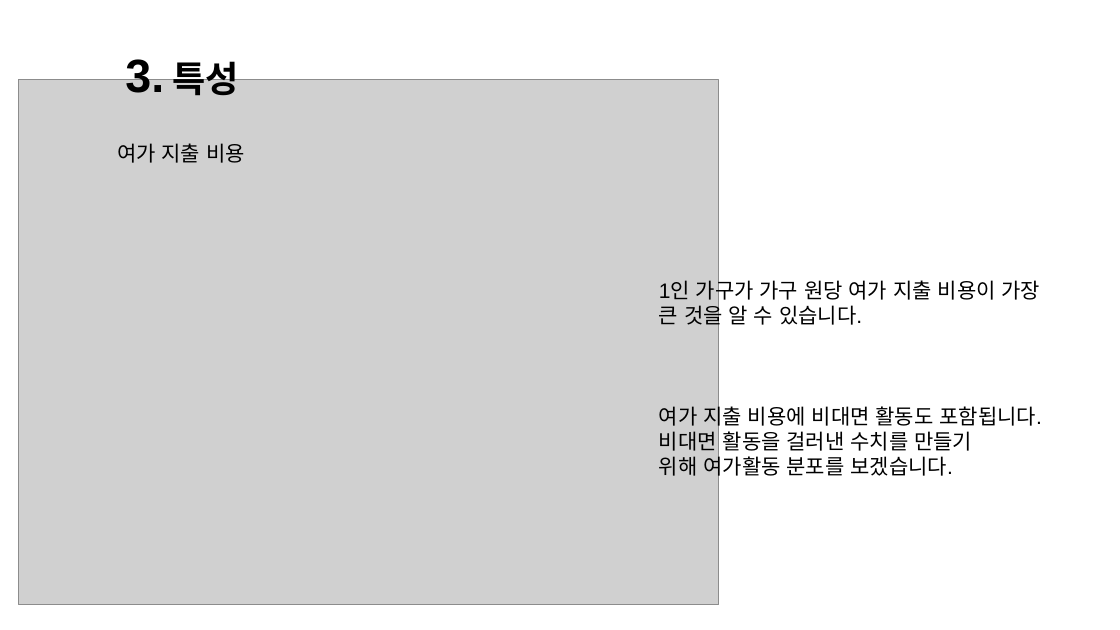
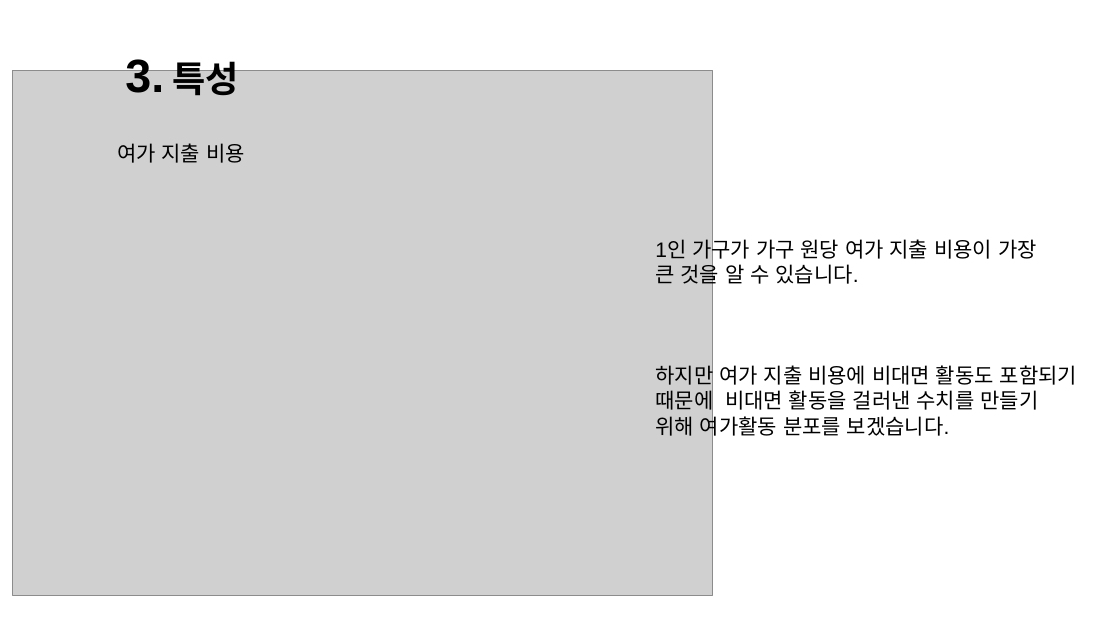
Before and after one commit to JooEHyeon/CORONA19_data_analysis, a slide deck: slide 24 of 최종합본.pptx (slide 33 before the commit). Drawn at 1120x630 pixels with LibreOffice and Linux fonts; fonts in the diff are those of the drawing; grey boxes stand for pictures. Boxes give left, top, right and bottom in pixels: in the first picture for what was removed or moved away, otherwise in the second. Text is boxed around its words. In the diff, an @@ line names an element or a change of style, - is before the commit and + after.

```diff
--- a/최종합본.pptx
+++ b/최종합본.pptx
@@ picture: place and size @@
-picture at [18,80,719,605]
+picture at [13,71,713,596]
@@ text at [655,236,1077,439]: text changed @@
-1인 가구가 가구 원당 여가 지출 비용이 가장
-큰 것을 알 수 있습니다.
-여가 지출 비용에 비대면 활동도 포함됩니다. 비대면 활동을 걸러낸 수치를 만들기 위해 여가활동 분포를 보겠습니다.
+1인 가구가 가구 원당 여가 지출 비용이 가장
+큰 것을 알 수 있습니다.
+하지만 여가 지출 비용에 비대면 활동도 포함되기 때문에 비대면 활동을 걸러낸 수치를 만들기 위해 여가활동 분포를 보겠습니다.
```
Also in this commit, not shown: 5 other slides changed, 12 slides removed.
